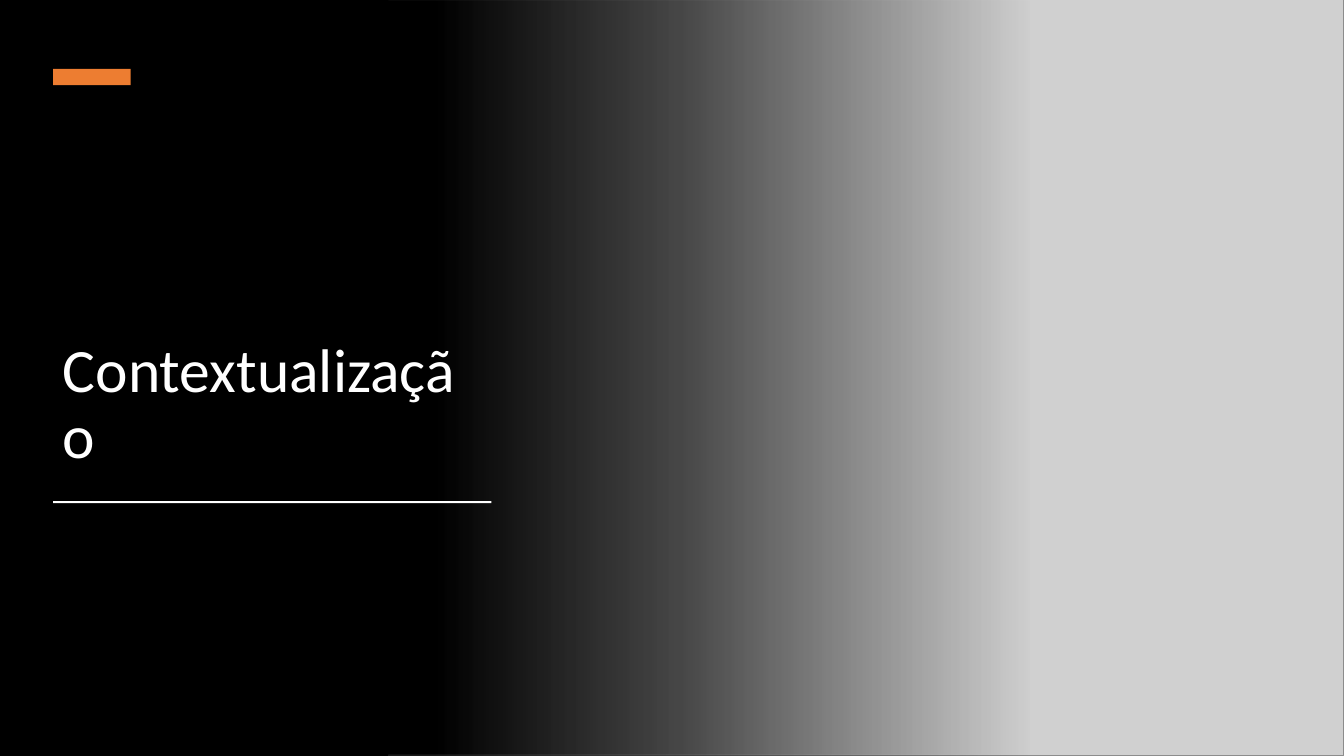
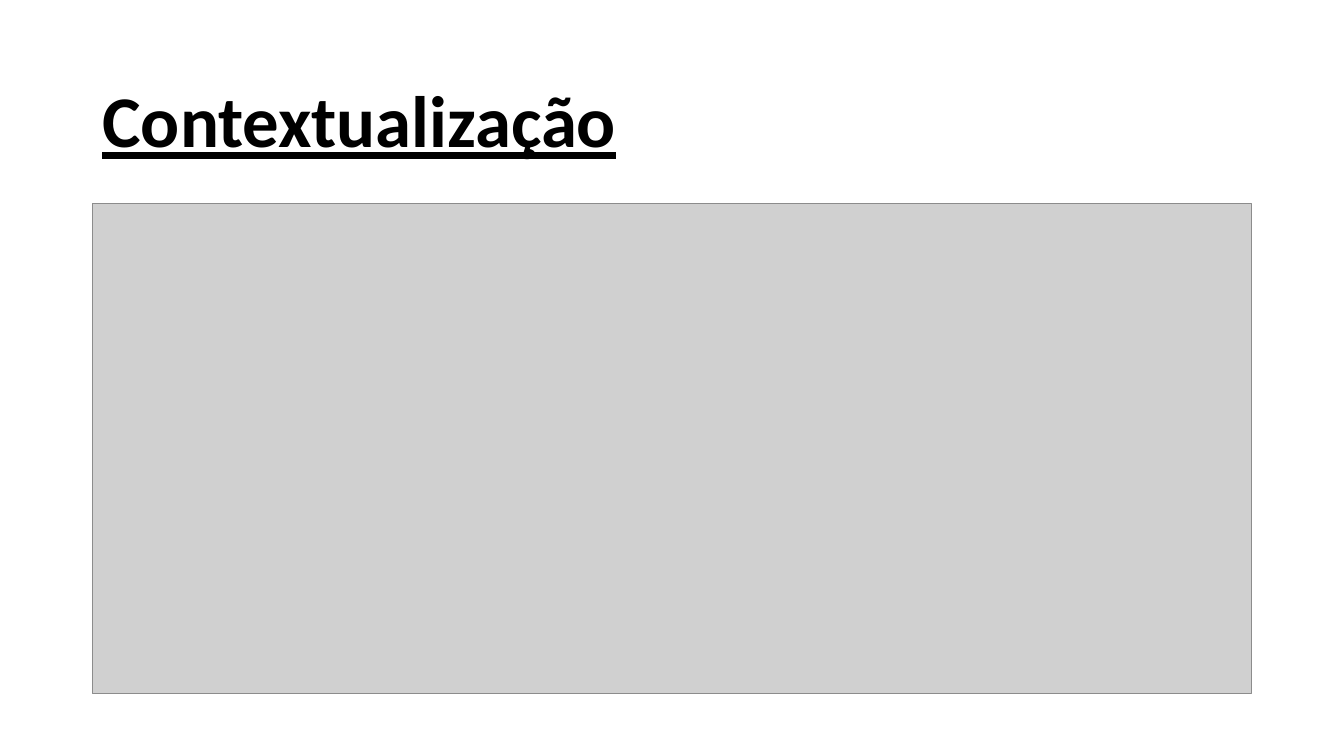
Before and after one commit to carlosmascena/primeiro-repositorio-ads-b, a slide deck: slide 2 of projeto-site/public/documentacao/Slides para o Projeto Individual.pptx. Drawn at 1344x756 pixels with LibreOffice and Linux fonts; fonts in the diff are those of the drawing; grey boxes stand for pictures. Boxes give left, top, right and bottom in pixels: in the first picture for what was removed or moved away, otherwise in the second. Text is boxed around its words. In the diff, an @@ line names an element or a change of style, - is before the commit and + after.

```diff
--- a/projeto-site/public/documentacao/Slides para o Projeto Individual.pptx
+++ b/projeto-site/public/documentacao/Slides para o Projeto Individual.pptx
@@ background #000000 to #FFFFFF @@
@@ rectangle removed at box(0, 0, 1029, 756) @@
@@ rectangle removed at box(53, 69, 131, 85) @@
@@ title "Contextualização": place and size @@
-title "Contextualização" at box(52, 124, 496, 477)
+title "Contextualização" at box(102, 96, 616, 160)
@@ title "Contextualização" at box(102, 96, 616, 160): size 44 to 52 pt, text colour #FFFFFF to #000000, bold on, underline on; vertical alignment bottom to middle @@
@@ picture: place and size @@
-picture at box(388, 0, 1344, 756)
+picture at box(93, 204, 1252, 695)
@@ rectangle removed at box(53, 501, 492, 503) @@
```
Also in this commit, not shown: 3 other slides changed, 1 slide added.
